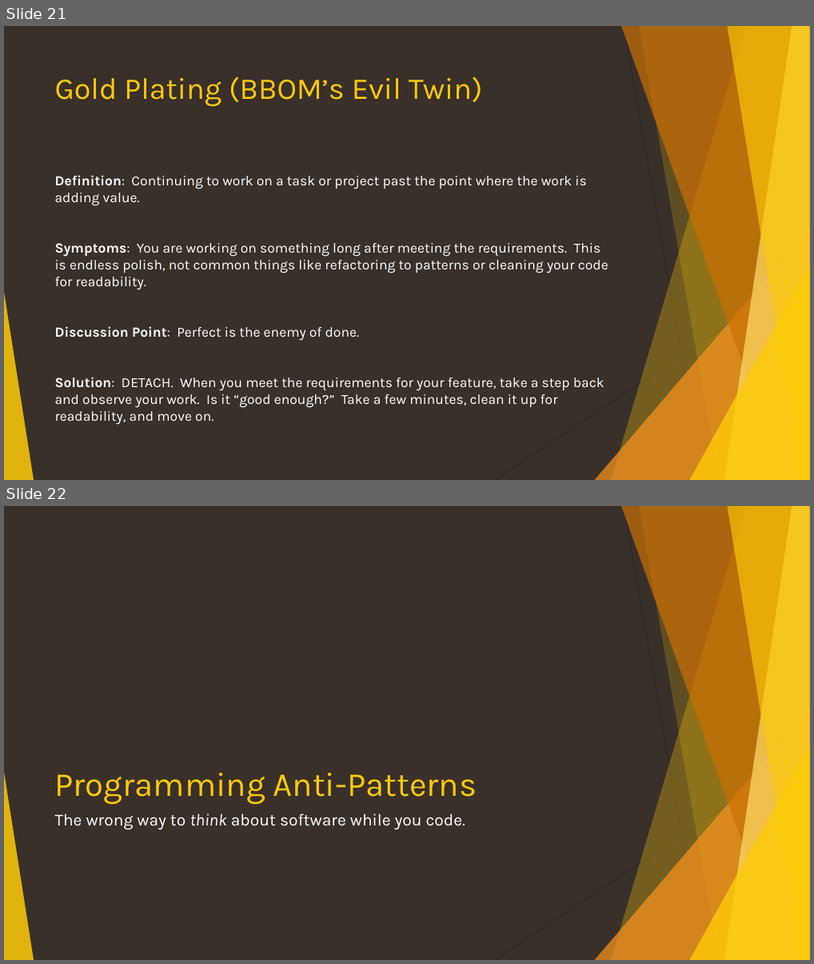
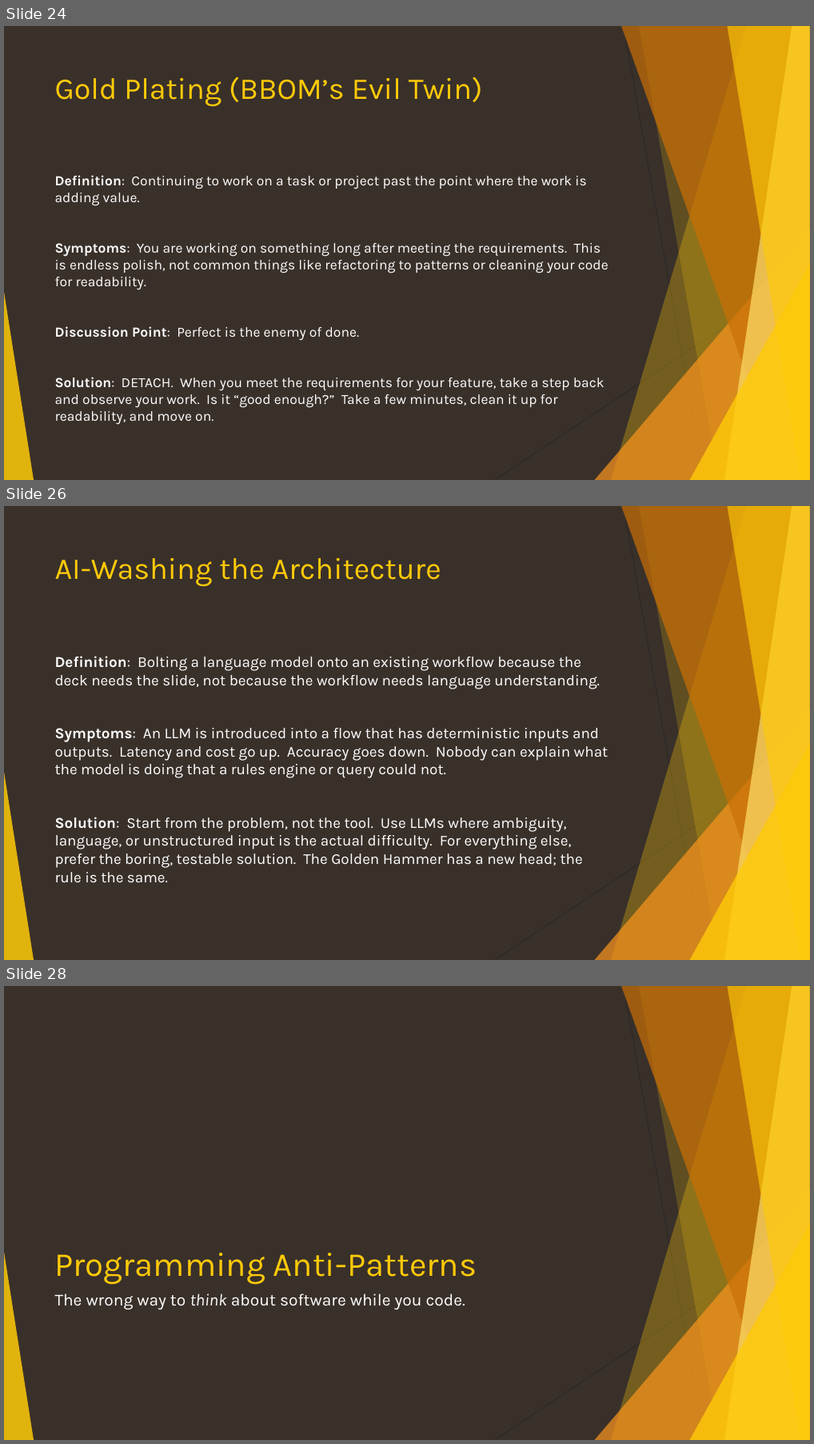
Before and after one commit to ericburcham/anti-patterns, a slide deck: anti-patterns.pptx. Shown one above the other, each under a label of ours: slides 21 and 22 before the commit, slides 24, 26 and 28 after it; the slides between them are not shown. The pictures are 814x964 and 814x1444 pixels, drawn with LibreOffice and Linux fonts; fonts in the diff are those of the drawing. Boxes give left, top, right and bottom in pixels: in the first picture for what was removed or moved away, otherwise in the second. Text is boxed around its words. In the diff, an @@ line names an element or a change of style, - is before the commit and + after.

```diff
--- a/anti-patterns.pptx
+++ b/anti-patterns.pptx
@@ slide 26 added at bbox=[4, 506, 810, 960], background #39302A; not listed: 10 template elements that a slide beside it also shows @@
@@ title added at bbox=[55, 558, 442, 587], 36 pt, text #FFCA08 @@
+AI-Washing the Architecture
@@ text added at bbox=[55, 656, 609, 882], 18 pt, text #FFFFFF @@
+Definition: Bolting a language model onto an existing workflow because the deck needs the slide, not because the workflow needs language understanding.
+Symptoms: An LLM is introduced into a flow that has deterministic inputs and outputs. Latency and cost go up. Accuracy goes down. Nobody can explain what the model is doing that a rules engine or query could not.
+Solution: Start from the problem, not the tool. Use LLMs where ambiguity, language, or unstructured input is the actual difficulty. For everything else, prefer the boring, testable solution. The Golden Hammer has a new head; the rule is the same.
@@ what was slide 21 is now slide 24 @@
@@ what was slide 22 is now slide 28 @@
```
Also in this commit, not shown: 1 slide changed, 11 other slides added.
